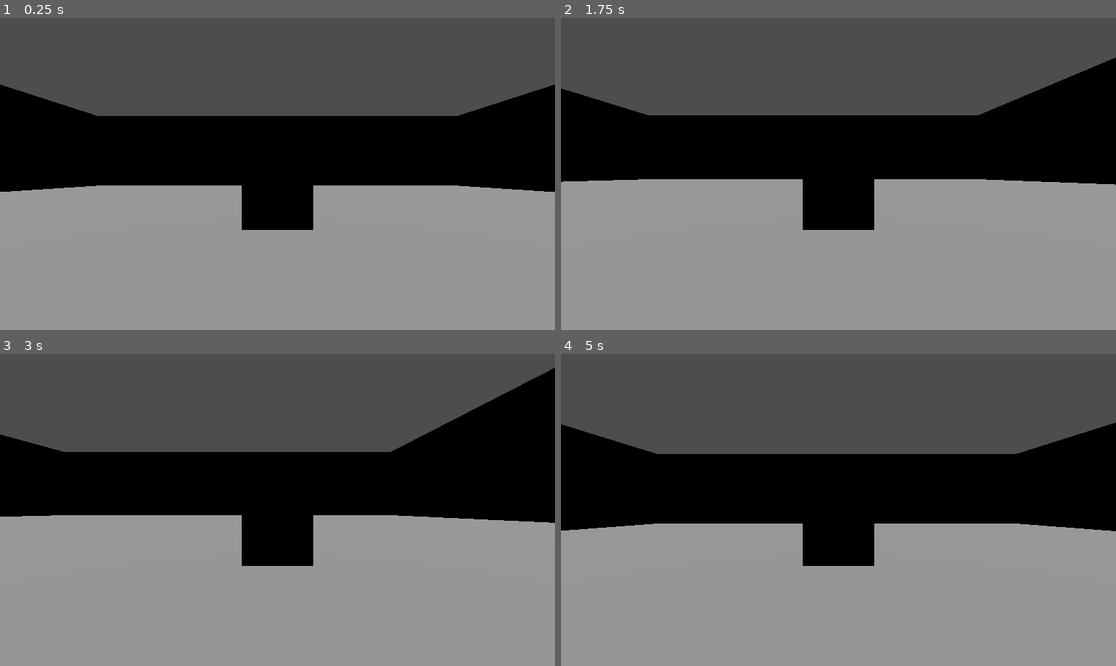
Above: before the commit, frames 1-4 (two rows, left to right).
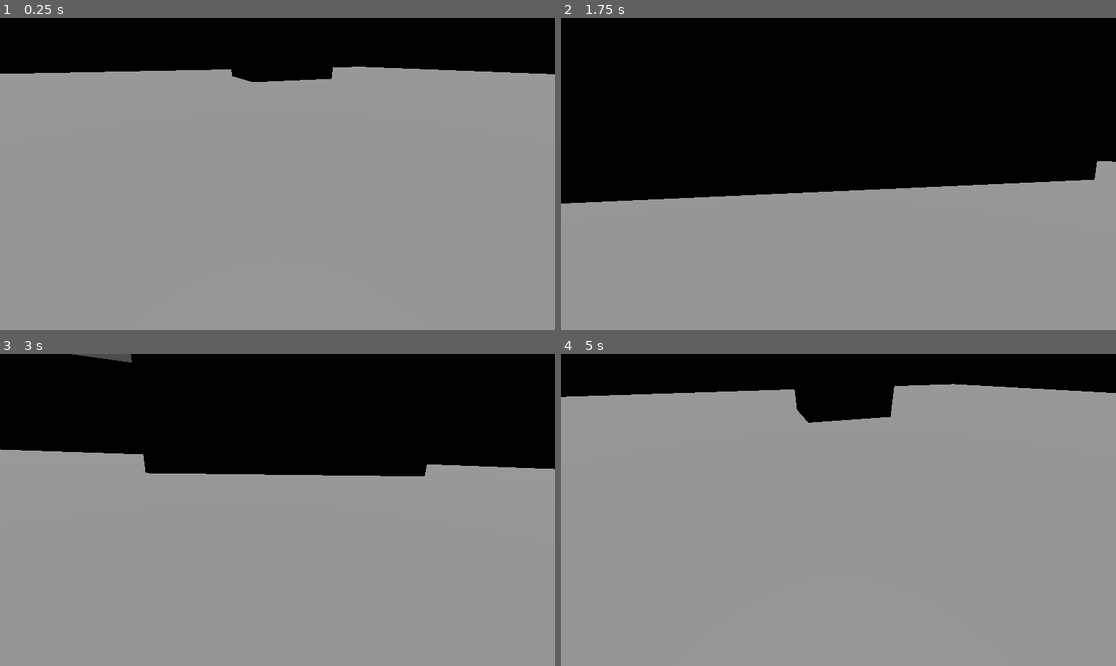
Above: after the commit, the same moments.

Repository: IMKarhu/GMTK2024
Game: Godot game, scene res://scenes/MyScene.tscn
Two runs of this game, one before a commit and one after it. Both use one fixed random seed, a clock stepped at 60 frames per second and the inputs below.
Inputs (mouse positions are in pixels of both pictures, inside the frame that each line leads up to):
- Up to frame 1 (0.25 s): no input
- Up to frame 2 (1.75 s): move the mouse to (960, 158) at 0.52 s; hold D (move_right) 0.53-1.28 s; tap E (interact) at 0.6, 1.35 s; click (960, 158) at 0.67 s; tap Space (jump) at 0.77, 1.52 s; move the mouse to (727, 189) at 1.27 s; hold S (move_backwards) from 1.28 s (still down); click (727, 189) at 1.42 s
- Up to frame 3 (3 s): move the mouse to (333, 441) at 2.02 s; release S (move_backwards) at 2.03 s; hold D (move_right) 2.03-2.78 s; tap E (interact) at 2.1, 2.85 s; click (333, 441) at 2.17 s; move the mouse to (249, 572) at 2.77 s; hold W (move_forward) from 2.78 s (still down); click (249, 572) at 2.92 s
- Up to frame 4 (5 s): tap Space (jump) at 3.02, 3.77, 4.52 s; move the mouse to (1005, 556) at 3.52 s; release W (move_forward) at 3.53 s; hold A (move_left) from 3.53 s (still down); tap E (interact) at 3.6, 4.35 s; click (1005, 556) at 3.67 s; tap Escape (ui_cancel) at 4.15 s; move the mouse to (672, 463) at 4.27 s; click (672, 463) at 4.42 s

The runs differ from the first frame. In frame 1, 56% of the frame differs, in the area x 0-100%, y 0-68%; in frame 2, 33%; in frame 3, 45%; in frame 4, 57%.
Error before the commit: Invalid access to property or key 'mesh_instance' on a base object of type 'CharacterBody3D (Player)'. (res://src/Interact.gd:26)
Error after the commit: Invalid access to property or key 'mesh_instance' on a base object of type 'StaticBody3D'. (res://src/Interact.gd:26)

Commit message:
trying out camera scripts

Diff:
--- a/OnlyDown/scenes/MyScene.tscn
+++ b/OnlyDown/scenes/MyScene.tscn
@@ -1,6 +1,7 @@
-[gd_scene load_steps=8 format=3 uid="uid://b4ri1tn737d6c"]
+[gd_scene load_steps=9 format=3 uid="uid://b4ri1tn737d6c"]
 
 [ext_resource type="Script" path="res://src/Player.gd" id="1_p173n"]
+[ext_resource type="Script" path="res://src/CameraController.gd" id="2_r0o72"]
 [ext_resource type="Script" path="res://src/Interact.gd" id="2_vj62h"]
 
 [sub_resource type="BoxShape3D" id="BoxShape3D_dv1va"]
@@ -15,12 +16,10 @@
 
 [node name="MainNode" type="Node3D"]
 
-[node name="Player" type="CharacterBody3D" parent="."]
+[node name="Player" type="CharacterBody3D" parent="." node_paths=PackedStringArray("m_camera")]
 transform = Transform3D(1, 0, 0, 0, 1, 0, 0, 0, 1, 0, 2.14001, 0)
 script = ExtResource("1_p173n")
-
-[node name="MainCamera" type="Camera3D" parent="Player"]
-transform = Transform3D(1, 0, 0, 0, 1, 0, 0, 0, 1, 0, 0.282001, 3.34856)
+m_camera = NodePath("CameraRoot/CameraHorizontal/CameraVertical/SpringArm3D/MainCamera")
 
 [node name="Collision" type="CollisionShape3D" parent="Player"]
 shape = SubResource("BoxShape3D_dv1va")
@@ -29,13 +28,28 @@
 mesh = SubResource("BoxMesh_5m3fs")
 skeleton = NodePath("../..")
 
+[node name="CameraRoot" type="Node3D" parent="Player"]
+script = ExtResource("2_r0o72")
+
+[node name="CameraHorizontal" type="Node3D" parent="Player/CameraRoot"]
+transform = Transform3D(0.918798, -0.00300371, -0.394716, 0, 0.999971, -0.00760956, 0.394728, 0.00699165, 0.918772, 0, 0, 0)
+
+[node name="CameraVertical" type="Node3D" parent="Player/CameraRoot/CameraHorizontal"]
+transform = Transform3D(0.999544, -0.00022973, -0.0301887, -0.00271098, 0.995249, -0.0973336, 0.0300677, 0.0973711, 0.994794, 0, 0, 0)
+
+[node name="SpringArm3D" type="SpringArm3D" parent="Player/CameraRoot/CameraHorizontal/CameraVertical"]
+spring_length = 3.0
+
+[node name="MainCamera" type="Camera3D" parent="Player/CameraRoot/CameraHorizontal/CameraVertical/SpringArm3D"]
+transform = Transform3D(1, 7.45058e-09, -1.11759e-08, 0, 0.819152, 0.573576, 0, -0.573576, 0.819152, 1.49634e-08, 2, 4)
+
 [node name="DirectionalLight3D" type="DirectionalLight3D" parent="."]
 transform = Transform3D(1, 0, 0, 0, -4.37114e-08, 1, 0, -1, -4.37114e-08, 0, 33.2274, 0)
 
 [node name="Node3D" type="Node3D" parent="." node_paths=PackedStringArray("camera")]
 script = ExtResource("2_vj62h")
 meshes = Array[Mesh]([SubResource("BoxMesh_p8qsr")])
-camera = NodePath("../Player/MainCamera")
+camera = NodePath("../Player/CameraRoot/CameraHorizontal/CameraVertical/SpringArm3D/MainCamera")
 
 [node name="MeshInstance3D2" type="MeshInstance3D" parent="Node3D"]
 skeleton = NodePath("../..")
@@ -46,10 +60,8 @@
 skeleton = NodePath("Collider")
 
 [node name="Collider" type="StaticBody3D" parent="Floor"]
-transform = Transform3D(1, 0, 0, 0, 1, 0, 0, 0, 1, 0, 0, 0)
 
 [node name="Shape" type="CollisionShape3D" parent="Floor/Collider"]
-transform = Transform3D(1, 0, 0, 0, 1, 0, 0, 0, 1, 0, 0, 0)
 shape = SubResource("BoxShape3D_4fphv")
 
 [node name="Wall" type="MeshInstance3D" parent="."]
@@ -58,10 +70,8 @@
 skeleton = NodePath("Collider")
 
 [node name="Collider" type="StaticBody3D" parent="Wall"]
-transform = Transform3D(1, 0, 0, 0, 1, 0, 0, 0, 1, 0, 0, 0)
 
 [node name="Shape" type="CollisionShape3D" parent="Wall/Collider"]
-transform = Transform3D(1, 0, 0, 0, 1, 0, 0, 0, 1, 0, 0, 0)
 shape = SubResource("BoxShape3D_4fphv")
 
 [node name="Wall2" type="MeshInstance3D" parent="."]
@@ -70,10 +80,8 @@
 skeleton = NodePath("Collider")
 
 [node name="Collider" type="StaticBody3D" parent="Wall2"]
-transform = Transform3D(1, 0, 0, 0, 1, 0, 0, 0, 1, 0, 0, 0)
 
 [node name="Shape" type="CollisionShape3D" parent="Wall2/Collider"]
-transform = Transform3D(1, 0, 0, 0, 1, 0, 0, 0, 1, 0, 0, 0)
 shape = SubResource("BoxShape3D_4fphv")
 
 [node name="Wall3" type="MeshInstance3D" parent="."]
@@ -82,10 +90,8 @@
 skeleton = NodePath("Collider")
 
 [node name="Collider" type="StaticBody3D" parent="Wall3"]
-transform = Transform3D(1, 0, 0, 0, 1, 0, 0, 0, 1, 0, 0, 0)
 
 [node name="Shape" type="CollisionShape3D" parent="Wall3/Collider"]
-transform = Transform3D(1, 0, 0, 0, 1, 0, 0, 0, 1, 0, 0, 0)
 shape = SubResource("BoxShape3D_4fphv")
 
 [node name="Wall4" type="MeshInstance3D" parent="."]
@@ -94,8 +100,6 @@
 skeleton = NodePath("Collider")
 
 [node name="Collider" type="StaticBody3D" parent="Wall4"]
-transform = Transform3D(1, 0, 0, 0, 1, 0, 0, 0, 1, 0, 0, 0)
 
 [node name="Shape" type="CollisionShape3D" parent="Wall4/Collider"]
-transform = Transform3D(1, 0, 0, 0, 1, 0, 0, 0, 1, 0, 0, 0)
 shape = SubResource("BoxShape3D_4fphv")
--- a/OnlyDown/scenes/SimpleScene.tscn
+++ b/OnlyDown/scenes/SimpleScene.tscn
@@ -20,12 +20,10 @@
 [node name="Collision" type="CollisionShape3D" parent="Floor"]
 shape = SubResource("BoxShape3D_t0ol2")
 
-[node name="Player" type="CharacterBody3D" parent="."]
+[node name="Player" type="CharacterBody3D" parent="." node_paths=PackedStringArray("m_camera")]
 transform = Transform3D(1, 0, 0, 0, 1, 0, 0, 0, 1, 0, 2.14001, 0)
 script = ExtResource("1_6vusv")
-
-[node name="MainCamera" type="Camera3D" parent="Player"]
-transform = Transform3D(1, 0, 0, 0, 1, 0, 0, 0, 1, 0, 0.282001, 3.34856)
+m_camera = NodePath("Camera3D")
 
 [node name="Collision" type="CollisionShape3D" parent="Player"]
 shape = SubResource("BoxShape3D_dv1va")
@@ -34,5 +32,8 @@
 mesh = SubResource("BoxMesh_5m3fs")
 skeleton = NodePath("../..")
 
+[node name="Camera3D" type="Camera3D" parent="Player"]
+transform = Transform3D(-0.999688, 9.31032e-10, 0.0249731, 0.00415872, 0.986037, 0.166476, -0.0246244, 0.166528, -0.985729, 0, 1.80642, -5.63247)
+
 [node name="DirectionalLight3D" type="DirectionalLight3D" parent="."]
 transform = Transform3D(1, 0, 0, 0, -4.37114e-08, 1, 0, -1, -4.37114e-08, 0, 33.2274, 0)
--- /dev/null
+++ b/OnlyDown/src/CameraController.gd
@@ -0,0 +1,38 @@
+extends Node
+
+@onready var m_cameraHorizontal = $CameraHorizontal
+@onready var m_cameraVertical = $CameraHorizontal/CameraVertical
+@onready var m_camera = $CameraHorizontal/CameraVertical/MainCamera
+
+var m_Horizontal: float = 0
+var m_vertical: float = 0
+
+var m_horizontalSensitivity: float = 0.05
+var m_verticalSensitivity: float = 0.05
+
+var m_horizontalAcceleration: float = 15
+var m_verticalAcceleration: float = 15
+
+
+
+# Called when the node enters the scene tree for the first time.
+func _ready():
+	pass # Replace with function body.
+
+
+func _input(event: InputEvent):
+	if event is InputEventMouseButton:
+		Input.mouse_mode = Input.MOUSE_MODE_CAPTURED
+	elif event.is_action_pressed("ui_cancel"):
+		Input.mouse_mode = Input.MOUSE_MODE_VISIBLE
+
+	if Input.mouse_mode == Input.MOUSE_MODE_CAPTURED:
+		if event is InputEventMouseMotion:
+			m_Horizontal += -event.relative.x * m_horizontalSensitivity
+			m_vertical += event.relative.y * m_verticalSensitivity
+
+
+# Called every frame. 'delta' is the elapsed time since the previous frame.
+func _process(delta):
+	m_cameraHorizontal.rotation_degrees.x = lerp(m_cameraHorizontal.rotation_degrees.x, m_Horizontal, m_horizontalAcceleration * delta)
+	m_cameraVertical.rotation_degrees.y = lerp(m_cameraVertical.rotation_degrees.y, m_vertical, m_verticalAcceleration * delta)
--- a/OnlyDown/src/Player.gd
+++ b/OnlyDown/src/Player.gd
@@ -4,8 +4,13 @@
 const SPEED = 5.0
 const JUMP_VELOCITY = 4.5
 
+@export var m_camera: Camera3D
+
+
 # Get the gravity from the project settings to be synced with RigidBody nodes.
 var gravity = ProjectSettings.get_setting("physics/3d/default_gravity")
+
+
 
 
 func _physics_process(delta):
